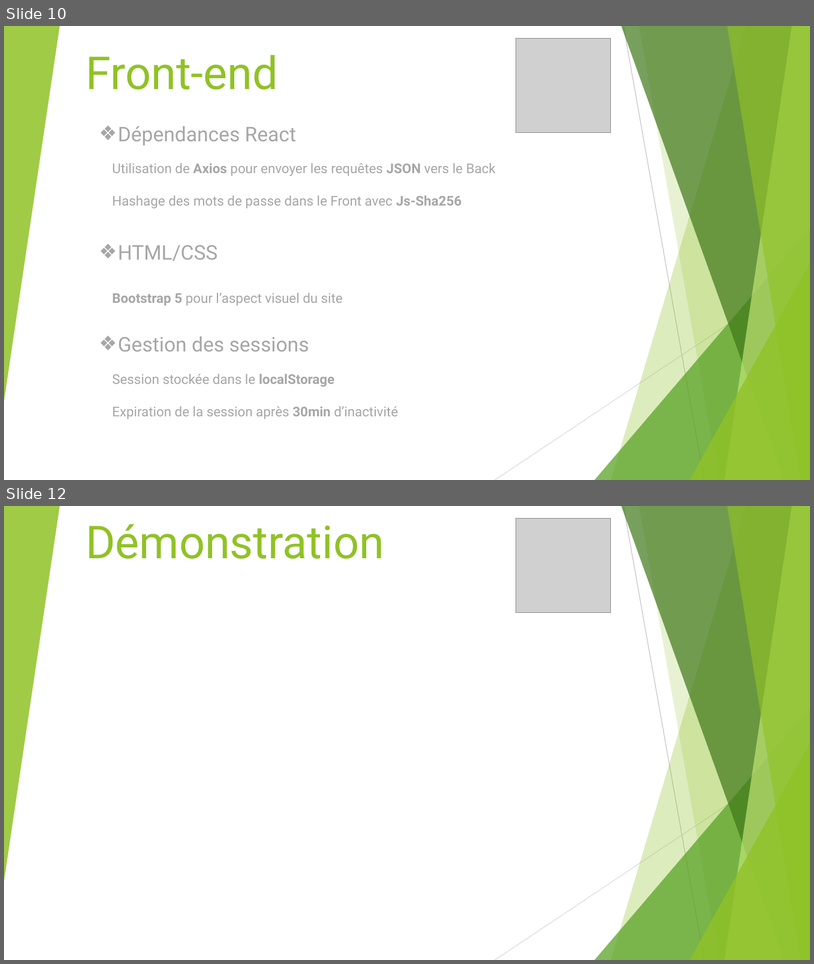
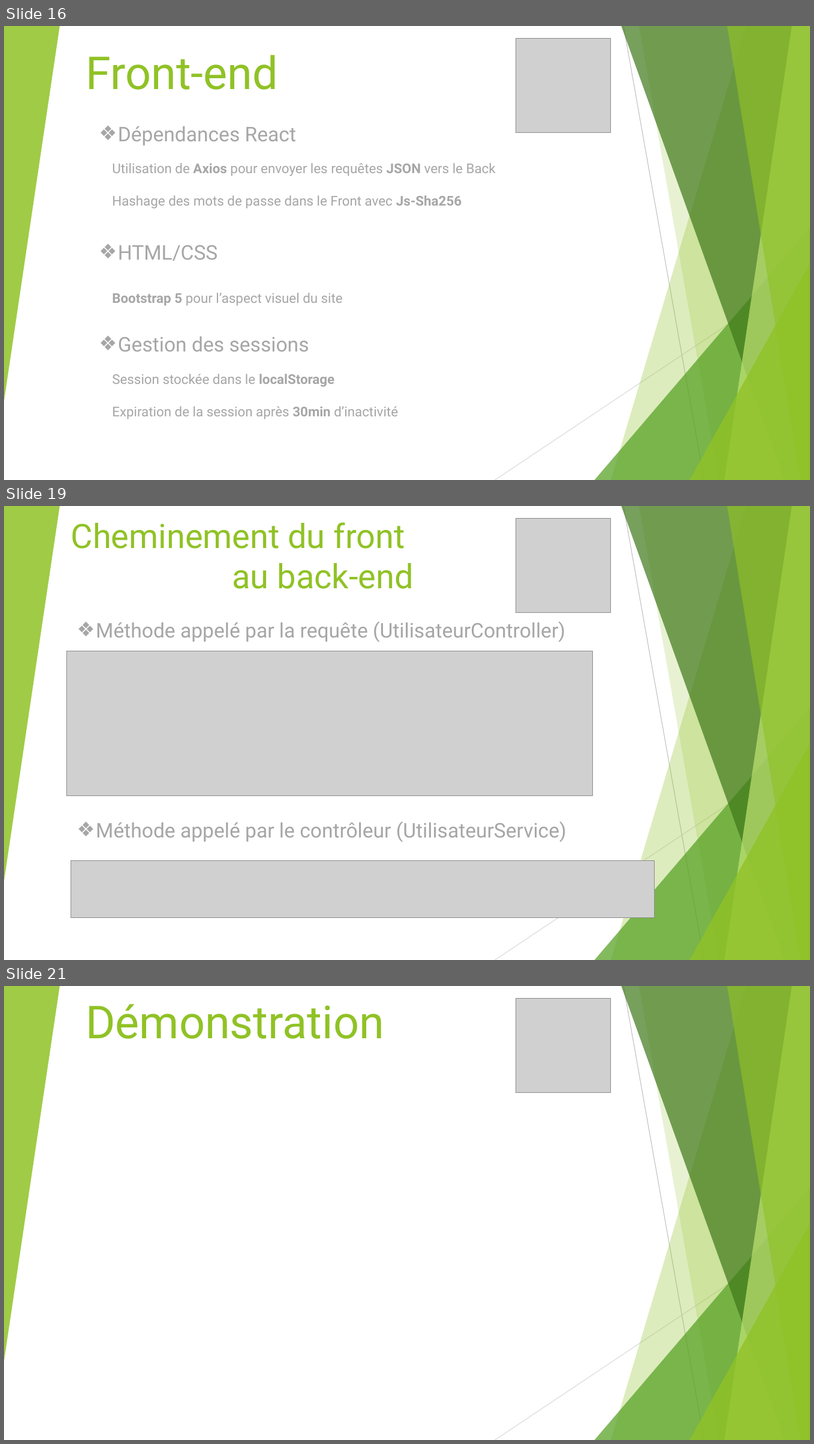
Before and after one commit to Sneak-ySnake/ProjetReseauSocialPro---Projet-fil-rouge, a slide deck: Presentation/PresentationTender.pptx. Shown one above the other, each under a label of ours: slides 10 and 12 before the commit, slides 16, 19 and 21 after it; the slides between them are not shown. The pictures are 814x964 and 814x1444 pixels, drawn with LibreOffice and Linux fonts; fonts in the diff are those of the drawing; grey boxes stand for pictures. Boxes give left, top, right and bottom in pixels: in the first picture for what was removed or moved away, otherwise in the second. Text is boxed around its words. In the diff, an @@ line names an element or a change of style, - is before the commit and + after.

```diff
--- a/Presentation/PresentationTender.pptx
+++ b/Presentation/PresentationTender.pptx
@@ slide 19 added at (x1=4, y1=506, x2=810, y2=960), background #FFFFFF; not listed: 10 template elements that a slide beside it also shows @@
@@ title added at (x1=71, y1=522, x2=414, y2=589), 40 pt, text #90C226 @@
+Cheminement du front
+au back-end
@@ picture added at (x1=516, y1=518, x2=611, y2=613) @@
@@ text added at (x1=96, y1=621, x2=566, y2=642), 24 pt, text #A6A6A6 @@
+❖ Méthode appelé par la requête (UtilisateurController)
@@ picture added at (x1=67, y1=651, x2=593, y2=796) @@
@@ text added at (x1=96, y1=821, x2=567, y2=841), 24 pt, text #A6A6A6 @@
+❖ Méthode appelé par le contrôleur (UtilisateurService)
@@ picture added at (x1=71, y1=861, x2=655, y2=918) @@
@@ what was slide 10 is now slide 16 @@
@@ what was slide 12 is now slide 21 @@
```
Also in this commit, not shown: 4 slides changed, 8 other slides added.
